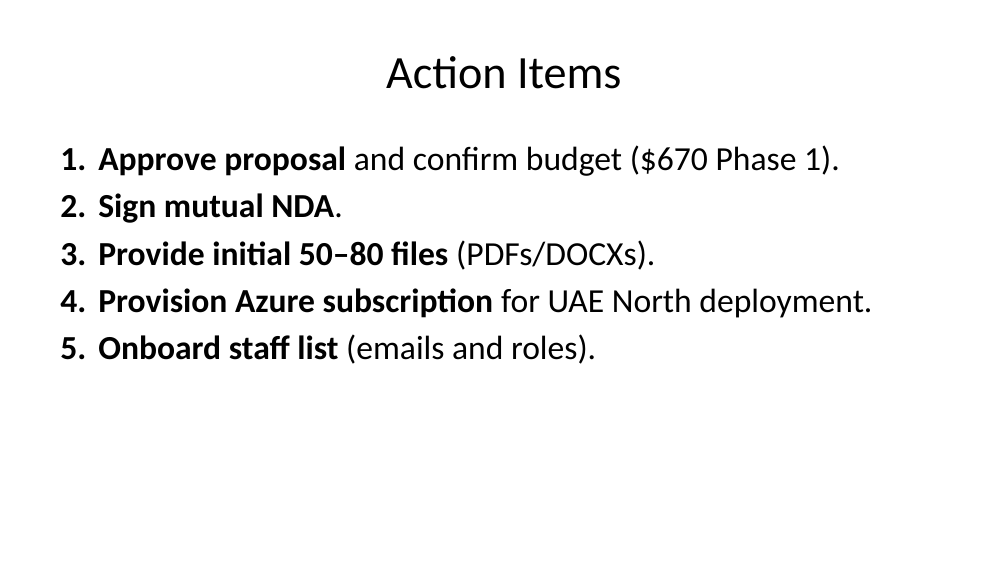
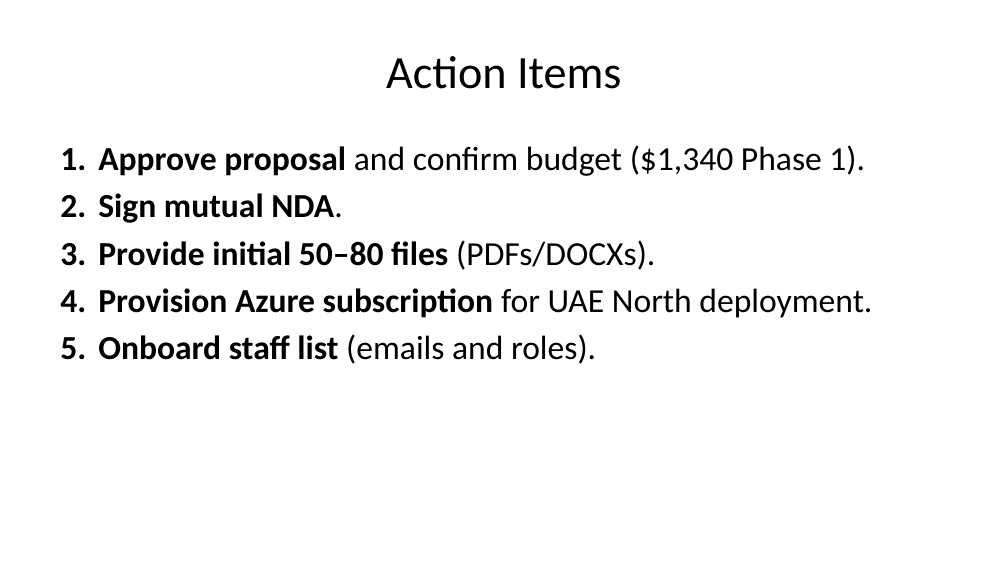
Before and after one commit to igor-kan/quarto-writing, a slide deck: slide 28 of posts/aurora_internal_ai_assistant_proposal_slides.pptx. Drawn at 1008x567 pixels with LibreOffice and Linux fonts; fonts in the diff are those of the drawing. Boxes give left, top, right and bottom in pixels: in the first picture for what was removed or moved away, otherwise in the second. Text is boxed around its words. In the diff, an @@ line names an element or a change of style, - is before the commit and + after.

Commit message:
feat: double Phase 1 pricing and update payment terms to result-based

```diff
--- a/posts/aurora_internal_ai_assistant_proposal_slides.pptx
+++ b/posts/aurora_internal_ai_assistant_proposal_slides.pptx
@@ text at [98, 145, 865, 176]: text changed @@
-1. Approve proposal and confirm budget ($670 Phase 1).
+1. Approve proposal and confirm budget ($1,340 Phase 1).
```
Also in this commit, not shown: 19 other slides changed, 3 other files.
